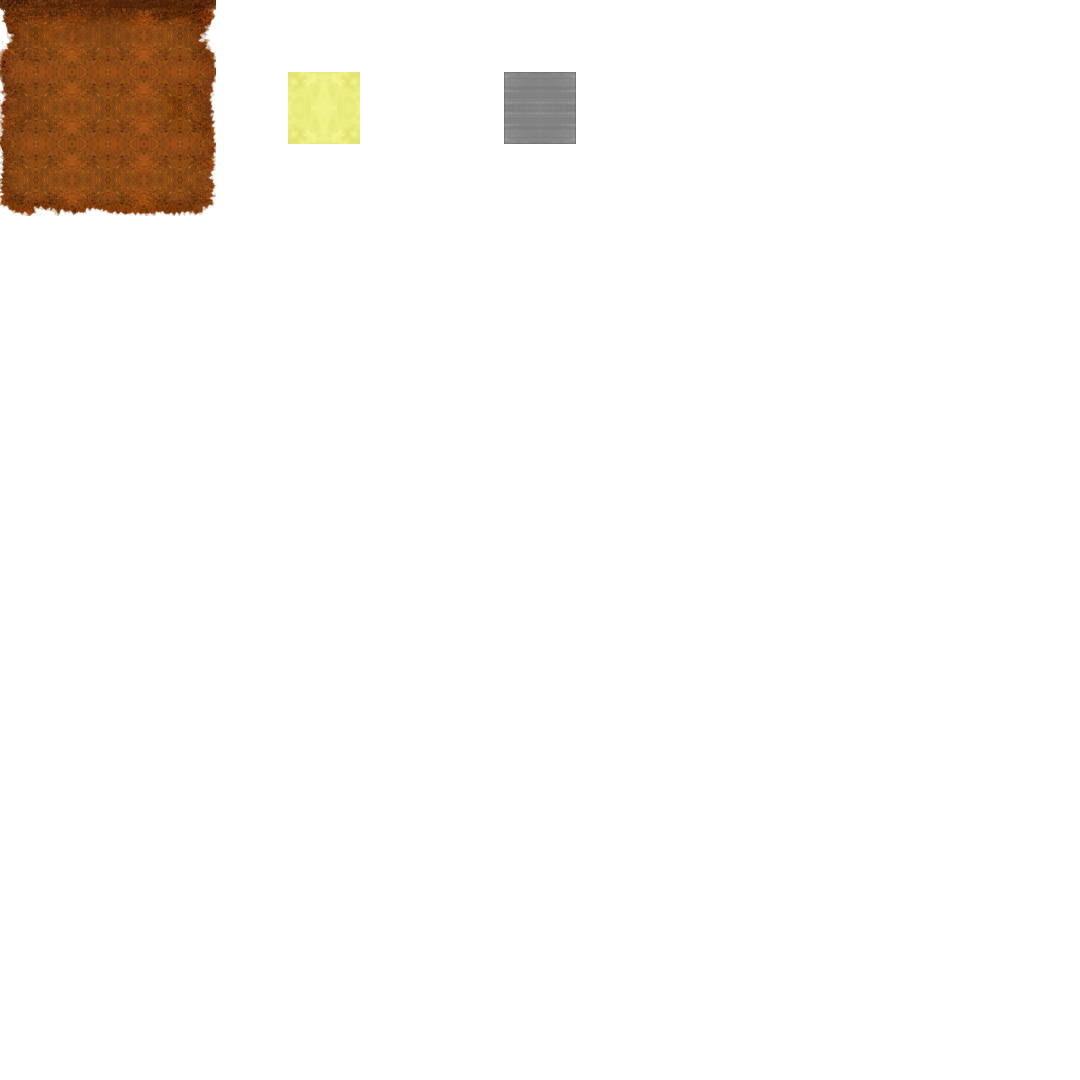
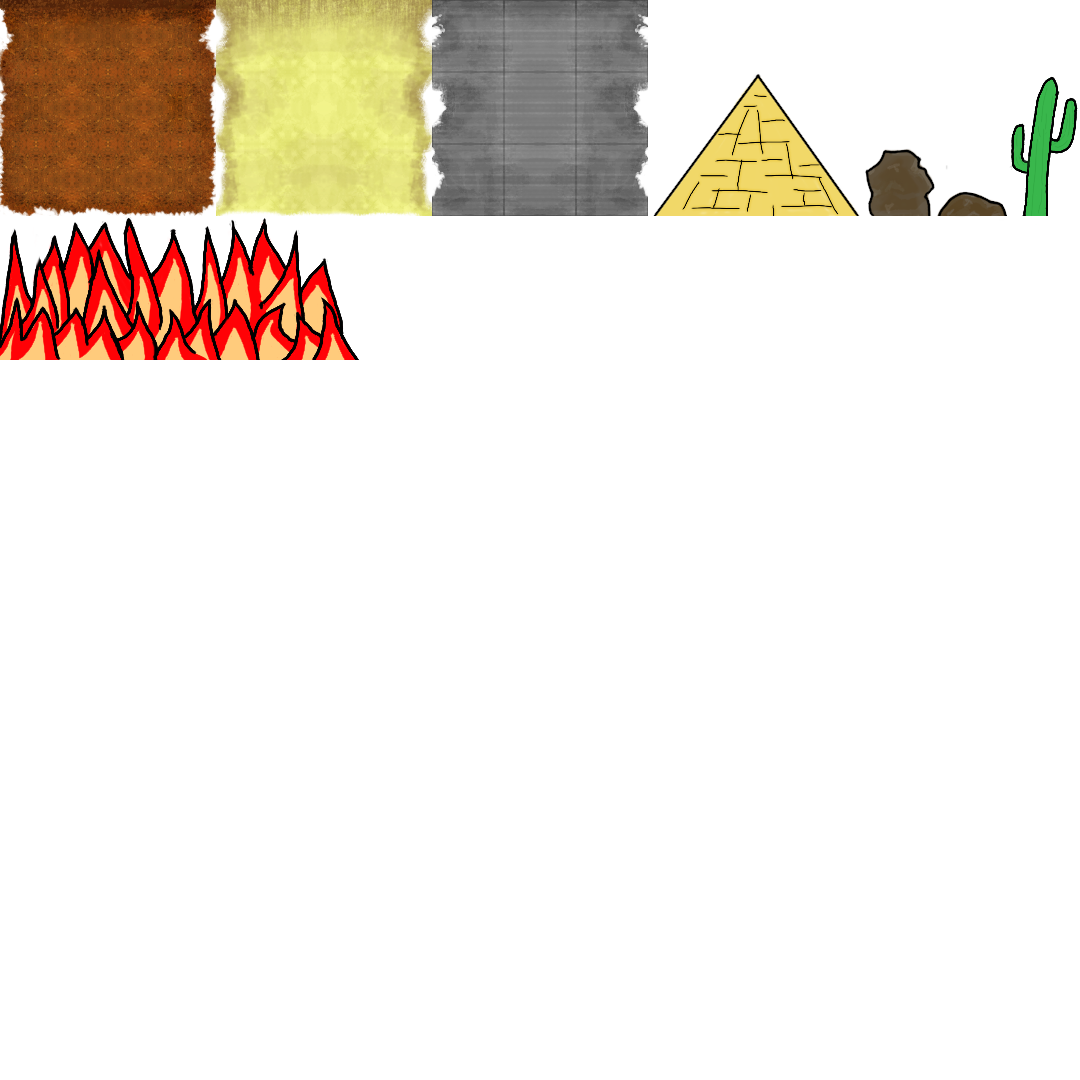
Comparing the layer stacks of the two 1080px x 1080px images. Changes:
added layer "Fire" above "SmallRock" over bbox(0, 216, 359, 360)
added layer "SmallRock" above "Cactus" over bbox(936, 165, 1007, 217)
added layer "Cactus" above "BigRock" over bbox(1009, 76, 1078, 216)
added layer "BigRock" above "PyramidTiles" over bbox(865, 148, 935, 216)
added layer "PyramidTiles" above "StoneTiles" over bbox(653, 73, 860, 216)
renamed "StoneTile" to "StoneTiles", painted on it over bbox(432, 0, 648, 216)
renamed "SandTile" to "SandTiles", painted on it over bbox(216, 0, 432, 216)
